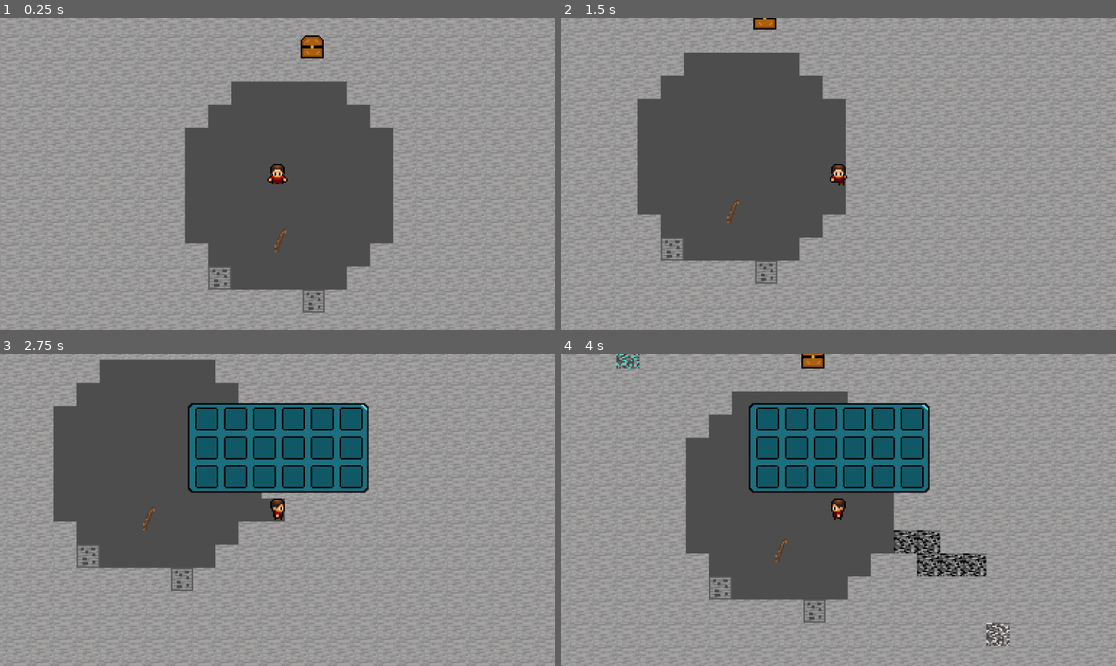
Above: before the commit, frames 1-4 (two rows, left to right).
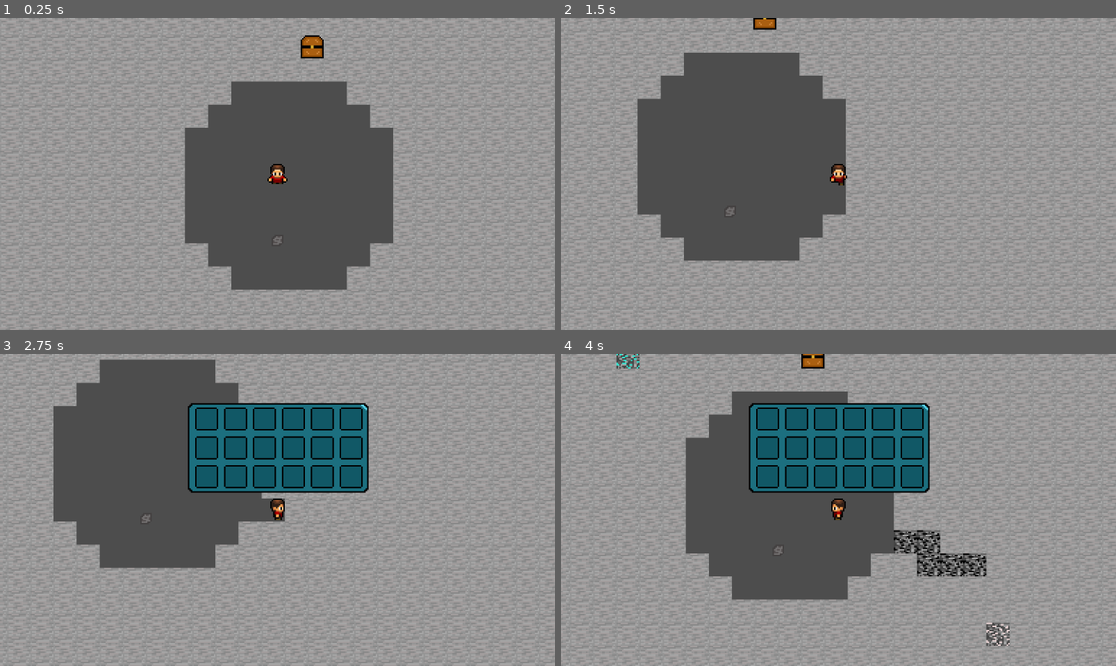
Above: after the commit, the same moments.

Repository: CaveManProject/Project_CaveMan
Game: Godot game, scene res://scene/world.tscn
The game is run twice, just before and just after one commit, with the same random seed, the same clock (stepped at 60 frames per second) and the same inputs.
Inputs:
- Up to frame 1 (0.25 s): no input
- Up to frame 2 (1.5 s): hold D (right) 0.53-1.28 s; tap E (e) at 0.6 s; tap I (i) at 0.8, 1.35 s; hold S (down) from 1.28 s (still down)
- Up to frame 3 (2.75 s): tap E (e) at 1.55, 2.1 s; release S (down) at 2.03 s; hold D (right) from 2.03 s (still down); tap I (i) at 2.3 s
- Up to frame 4 (4 s): release D (right) at 2.78 s; hold W (up) 2.78-3.53 s; tap I (i) at 2.85, 3.8 s; tap E (e) at 3.05 s; hold A (left) from 3.53 s (still down); tap Space (space) at 3.6 s

The runs differ from the first frame. In frame 1, 0.5% of the frame differs, in the area x 37-59%, y 67-95%; in frame 2, 0.5%; in frame 3, 0.5%, in the area x 13-35%, y 48-76%; in frame 4, 0.5%.

Commit message:
:sparkles: working dropping

Diff:
--- a/Game/Script/Blocks/Block.gd
+++ /dev/null
@@ -1,48 +0,0 @@
-class_name Block extends Node2D
-
-enum BlockState {PLAIN, WITH_ORE}
-
-@export var state: BlockState = BlockState.WITH_ORE
-@export var item: InventoryItem
-
-var player_in_area: bool = false
-var item_scene_factory = preload("res://Scene/Items/item.tscn")
-
-var player: PlayerBody = null
-
-func _ready():
-	if state == BlockState.PLAIN:
-		$Spawn_Timer.start()
-
-func _process(delta):
-	if state == BlockState.PLAIN:
-		$AnimatedSprite2D.play("plain")
-	if state == BlockState.WITH_ORE:
-		$AnimatedSprite2D.play("with_ore")
-		if player_in_area:
-			if Input.is_action_just_pressed("e"):
-				state = BlockState.PLAIN
-				drop_chunk()
-
-
-func _on_pickable_area_body_entered(body: CharacterBody2D):
-	if body is PlayerBody:
-		player_in_area = true
-		player = body
-
-
-func _on_pickable_area_body_exited(body: CharacterBody2D):
-	if body is PlayerBody:
-		player_in_area = false
-
-func _on_spawn_timer_timeout():
-	if state == BlockState.PLAIN:
-		state = BlockState.WITH_ORE
-
-func drop_chunk():
-	var item_scene = item_scene_factory.instantiate()
-	item_scene.global_position = $Marker2D.global_position
-	get_parent().add_child(item_scene)
-	player.collect(item)
-	await get_tree().create_timer(3).timeout
-	$Spawn_Timer.start()
--- a/Game/Script/Inventory/InventoryUISlot.gd
+++ b/Game/Script/Inventory/InventoryUISlot.gd
@@ -2,13 +2,18 @@
 
 @onready var item_visual: Sprite2D = $CenterContainer/Panel/item_display
 @onready var amount_text: Label = $CenterContainer/Panel/Label
+
+func get_item_visual(type: World.TileType) -> String:
+	match type:
+		World.TileType.IRON: return "iron"
+	return "coal"
 
 func update(item: InventoryItem):
 	if !item:
 		item_visual.visible = false
 	else:
 		item_visual.visible = true
-		item_visual.texture = item.texture
+		#item_visual.texture = get_item_visual(item.type)
 		if item.amount > 1:
 			amount_text.visible = true
 			amount_text.text = str(item.amount)
--- a/Game/Script/ItemBody.gd
+++ /dev/null
@@ -1,11 +0,0 @@
-class_name ItemBody extends StaticBody2D
-
-func _ready():
-	createItem()
-
-func createItem():
-	$AnimationPlayer.play("Loot_Anim")
-	await get_tree().create_timer(1.5).timeout
-	$AnimationPlayer.play("fade")
-	get_tree().create_timer(0.3).timeout
-	queue_free()
--- a/Game/Script/Items/Item.gd
+++ b/Game/Script/Items/Item.gd
@@ -1,10 +1,20 @@
 class_name Item extends Node2D
 
 @export var item: InventoryItem
+@onready var sprite: Sprite2D = $Sprite2D
 
 func _on_interactable_body_entered(body: CharacterBody2D):
-	print("Collision")
 	if body is PlayerBody:
 		body.collect(item)
 		await get_tree().create_timer(0.1).timeout
 		self.queue_free()
+
+func get_texture(type: World.TileType) -> Texture2D:
+	match type:
+		World.TileType.COAL: return load("res://Assets/Items/Coal.png")
+		World.TileType.STONE: return load("res://Assets/Items/Stone_chunk.png")
+		World.TileType.COPPER: return load("res://Assets/Items/Copper.png")
+	return load("res://Assets/Items/Emerald.png")
+
+func _ready():
+	sprite.texture = get_texture(item.type)
--- a/Game/Script/Resources/Inventory.gd
+++ b/Game/Script/Resources/Inventory.gd
@@ -5,9 +5,10 @@
 @export var items: Array[InventoryItem]
 
 func insert(item: InventoryItem):
-	var index = items.find(item)
-	if index != -1:
-		items[index].amount += 1
+	print(item.type)
+	var filtered = items.filter(func(_item): _item.type == item.type)
+	if filtered.size() > 0:
+		filtered[0].amount += 1
 	else:
 		items.append(item)
 	update.emit()
--- a/Game/Script/Resources/InventoryItem.gd
+++ b/Game/Script/Resources/InventoryItem.gd
@@ -1,5 +1,4 @@
 class_name InventoryItem extends Resource
 
 @export var amount: int
-@export var name: String = ""
-@export var texture: Texture2D
+@export var type: World.TileType
--- a/Game/Script/World.gd
+++ b/Game/Script/World.gd
@@ -2,6 +2,9 @@
 
 @onready var tileMap: TileMap = $StoneTileMap
 @onready var player: PlayerBody = $Player
+
+
+var item_scene_factory = preload("res://Scene/Items/item.tscn")
 
 enum TileType {
 	STONE,
@@ -178,13 +181,30 @@
 	spawn_tiles()
 
 func block_in_radius(playerCords: Vector2, rotation: PlayerBody.PlayerRotation) -> bool:
-	var newDir = playerCords + DIRECTIONS[rotation]
-	if grid[newDir.x][newDir.y] != TileType.AIR:
+	var target = playerCords + DIRECTIONS[rotation] - Vector2(MAP_WIDTH/2, MAP_HEIGHT/2)
+	print("X: ", target.x)
+	print("Y: ", target.y)
+	print(grid[target.x][target.y])
+	if grid[target.x][target.y] != TileType.AIR:
+		print("In radius")
 		return true
 	return false
 
 func mine_block(playerCords: Vector2, rotation: PlayerBody.PlayerRotation):
 	tileMap.erase_cell(0, playerCords + DIRECTIONS[rotation])
+	var target = playerCords + DIRECTIONS[rotation] - Vector2(MAP_WIDTH/2, MAP_HEIGHT/2)
+	var tileType = grid[target.x][target.y]
+
+	grid[target.x][target.y] = TileType.AIR
+
+	var item = InventoryItem.new()
+	item.amount = 1
+	item.type = tileType
+
+	var item_scene = item_scene_factory.instantiate()
+	item_scene.item = item
+	item_scene.global_position = player.global_position
+	get_parent().add_child(item_scene)
 
 # Called every frame. 'delta' is the elapsed time since the previous frame.
 func _process(delta):
--- a/Game/scene/Blocks/block.tscn
+++ /dev/null
@@ -1,73 +0,0 @@
-[gd_scene load_steps=11 format=3 uid="uid://cknihyd4oj4qr"]
-
-[ext_resource type="Script" path="res://Script/Blocks/Block.gd" id="1_dkxta"]
-[ext_resource type="Script" path="res://Script/Resources/InventoryItem.gd" id="2_jc2dn"]
-[ext_resource type="Texture2D" uid="uid://cb2tyw7yluipj" path="res://Assets/Items/Chunk_stone.png" id="2_tafky"]
-[ext_resource type="Texture2D" uid="uid://brttk4fjgyn3j" path="res://Assets/TileSets/Ores.png" id="3_0b1bd"]
-[ext_resource type="Texture2D" uid="uid://cveme323tnuvi" path="res://Assets/Items/Stone_chunk.png" id="3_kqs2g"]
-
-[sub_resource type="Resource" id="Resource_48ylq"]
-script = ExtResource("2_jc2dn")
-amount = 1
-name = "stone_chunk"
-texture = ExtResource("3_kqs2g")
-
-[sub_resource type="AtlasTexture" id="AtlasTexture_1qhis"]
-atlas = ExtResource("3_0b1bd")
-region = Rect2(16, 32, 16, 16)
-
-[sub_resource type="AtlasTexture" id="AtlasTexture_5uvf4"]
-atlas = ExtResource("2_tafky")
-region = Rect2(0, 0, 16, 16)
-
-[sub_resource type="SpriteFrames" id="SpriteFrames_g0yns"]
-animations = [{
-"frames": [{
-"duration": 1.0,
-"texture": SubResource("AtlasTexture_1qhis")
-}],
-"loop": true,
-"name": &"plain",
-"speed": 5.0
-}, {
-"frames": [{
-"duration": 1.0,
-"texture": SubResource("AtlasTexture_5uvf4")
-}],
-"loop": true,
-"name": &"with_ore",
-"speed": 5.0
-}]
-
-[sub_resource type="RectangleShape2D" id="RectangleShape2D_nrywh"]
-size = Vector2(26.5, 23)
-
-[node name="Block" type="Node2D"]
-script = ExtResource("1_dkxta")
-state = null
-item = SubResource("Resource_48ylq")
-
-[node name="AnimatedSprite2D" type="AnimatedSprite2D" parent="."]
-sprite_frames = SubResource("SpriteFrames_g0yns")
-animation = &"plain"
-
-[node name="pickable_area" type="Area2D" parent="."]
-
-[node name="CollisionShape2D" type="CollisionShape2D" parent="pickable_area"]
-position = Vector2(0.25, 0)
-shape = SubResource("RectangleShape2D_nrywh")
-
-[node name="Spawn_Timer" type="Timer" parent="."]
-wait_time = 3.0
-one_shot = true
-
-[node name="Marker2D" type="Marker2D" parent="."]
-
-[node name="collision" type="StaticBody2D" parent="."]
-
-[node name="CollisionPolygon2D" type="CollisionPolygon2D" parent="collision"]
-polygon = PackedVector2Array(8, -8, 8, 8, -8, 8, -8, -8)
-
-[connection signal="body_entered" from="pickable_area" to="." method="_on_pickable_area_body_entered"]
-[connection signal="body_exited" from="pickable_area" to="." method="_on_pickable_area_body_exited"]
-[connection signal="timeout" from="Spawn_Timer" to="." method="_on_spawn_timer_timeout"]
--- a/Game/scene/Items/item.tscn
+++ b/Game/scene/Items/item.tscn
@@ -1,118 +1,24 @@
-[gd_scene load_steps=8 format=3 uid="uid://dqwplmk8xk14t"]
+[gd_scene load_steps=5 format=3 uid="uid://7npf67665n3l"]
 
-[ext_resource type="Script" path="res://Script/ItemBody.gd" id="1_yjgra"]
-[ext_resource type="Texture2D" uid="uid://cveme323tnuvi" path="res://Assets/Items/Stone_chunk.png" id="2_g1qwv"]
+[ext_resource type="Script" path="res://Script/Items/Item.gd" id="1_cwy61"]
+[ext_resource type="Script" path="res://Script/Resources/InventoryItem.gd" id="2_mq33a"]
+[ext_resource type="Texture2D" uid="uid://6tbr5iv4qabq" path="res://Assets/Items/Coal.png" id="3_xip4l"]
 
-[sub_resource type="AtlasTexture" id="AtlasTexture_ij2bd"]
-atlas = ExtResource("2_g1qwv")
-region = Rect2(0, 0, 8, 8)
+[sub_resource type="Resource" id="Resource_hwjkf"]
+script = ExtResource("2_mq33a")
+amount = 1
+type = 0
 
-[sub_resource type="SpriteFrames" id="SpriteFrames_4ljiw"]
-animations = [{
-"frames": [{
-"duration": 1.0,
-"texture": SubResource("AtlasTexture_ij2bd")
-}],
-"loop": true,
-"name": &"item",
-"speed": 0.0
-}]
+[node name="Item" type="Node2D"]
+script = ExtResource("1_cwy61")
+item = SubResource("Resource_hwjkf")
 
-[sub_resource type="Animation" id="Animation_kogdl"]
-resource_name = "Loot_Anim"
-length = 0.3
-tracks/0/type = "value"
-tracks/0/imported = false
-tracks/0/enabled = true
-tracks/0/path = NodePath(".:position")
-tracks/0/interp = 1
-tracks/0/loop_wrap = true
-tracks/0/keys = {
-"times": PackedFloat32Array(0, 0.3),
-"transitions": PackedFloat32Array(1, 1),
-"update": 0,
-"values": [Vector2(0, 0), Vector2(9, -5)]
-}
-tracks/1/type = "value"
-tracks/1/imported = false
-tracks/1/enabled = true
-tracks/1/path = NodePath(".:rotation")
-tracks/1/interp = 1
-tracks/1/loop_wrap = true
-tracks/1/keys = {
-"times": PackedFloat32Array(0, 0.3),
-"transitions": PackedFloat32Array(1, 1),
-"update": 0,
-"values": [0.0, 0.0994838]
-}
-tracks/2/type = "value"
-tracks/2/imported = false
-tracks/2/enabled = true
-tracks/2/path = NodePath(".:self_modulate")
-tracks/2/interp = 1
-tracks/2/loop_wrap = true
-tracks/2/keys = {
-"times": PackedFloat32Array(0),
-"transitions": PackedFloat32Array(1),
-"update": 0,
-"values": [Color(1, 1, 1, 1)]
-}
+[node name="Interactable" type="Area2D" parent="."]
 
-[sub_resource type="Animation" id="Animation_31rf1"]
-resource_name = "fade"
-length = 0.3
-tracks/0/type = "value"
-tracks/0/imported = false
-tracks/0/enabled = true
-tracks/0/path = NodePath(".:position")
-tracks/0/interp = 1
-tracks/0/loop_wrap = true
-tracks/0/keys = {
-"times": PackedFloat32Array(0, 0.3),
-"transitions": PackedFloat32Array(1, 1),
-"update": 0,
-"values": [Vector2(0, 0), Vector2(9, -5)]
-}
-tracks/1/type = "value"
-tracks/1/imported = false
-tracks/1/enabled = true
-tracks/1/path = NodePath(".:rotation")
-tracks/1/interp = 1
-tracks/1/loop_wrap = true
-tracks/1/keys = {
-"times": PackedFloat32Array(0, 0.3),
-"transitions": PackedFloat32Array(1, 1),
-"update": 0,
-"values": [0.0, 0.0994838]
-}
-tracks/2/type = "value"
-tracks/2/imported = false
-tracks/2/enabled = true
-tracks/2/path = NodePath(".:self_modulate")
-tracks/2/interp = 1
-tracks/2/loop_wrap = true
-tracks/2/keys = {
-"times": PackedFloat32Array(0, 0.3),
-"transitions": PackedFloat32Array(1, 1),
-"update": 0,
-"values": [Color(1, 1, 1, 1), Color(1, 1, 1, 0)]
-}
+[node name="CollisionShape2D" type="CollisionPolygon2D" parent="Interactable"]
+polygon = PackedVector2Array(-2, 8, 1, 8, 6, -5, 6, -8, 4, -8, -2, 3)
 
-[sub_resource type="AnimationLibrary" id="AnimationLibrary_btpk8"]
-_data = {
-"Loot_Anim": SubResource("Animation_kogdl"),
-"fade": SubResource("Animation_31rf1")
-}
+[node name="Sprite2D" type="Sprite2D" parent="."]
+texture = ExtResource("3_xip4l")
 
-[node name="Item" type="StaticBody2D"]
-script = ExtResource("1_yjgra")
-
-[node name="AnimatedSprite2D" type="AnimatedSprite2D" parent="."]
-sprite_frames = SubResource("SpriteFrames_4ljiw")
-animation = &"item"
-
-[node name="AnimationPlayer" type="AnimationPlayer" parent="."]
-root_node = NodePath("../AnimatedSprite2D")
-libraries = {
-"": SubResource("AnimationLibrary_btpk8")
-}
+[connection signal="body_entered" from="Interactable" to="." method="_on_interactable_body_entered"]
--- a/Game/scene/Items/stick.tscn
+++ /dev/null
@@ -1,25 +0,0 @@
-[gd_scene load_steps=5 format=3 uid="uid://7npf67665n3l"]
-
-[ext_resource type="Script" path="res://Script/Items/Item.gd" id="1_cwy61"]
-[ext_resource type="Texture2D" uid="uid://dqglcnyb1uu78" path="res://Assets/Items/Stick.png" id="2_fsefa"]
-[ext_resource type="Script" path="res://Script/Resources/InventoryItem.gd" id="2_mq33a"]
-
-[sub_resource type="Resource" id="Resource_hwjkf"]
-script = ExtResource("2_mq33a")
-amount = 1
-name = "Stick"
-texture = ExtResource("2_fsefa")
-
-[node name="Stick" type="Node2D"]
-script = ExtResource("1_cwy61")
-item = SubResource("Resource_hwjkf")
-
-[node name="Interactable" type="Area2D" parent="."]
-
-[node name="CollisionShape2D" type="CollisionPolygon2D" parent="Interactable"]
-polygon = PackedVector2Array(-2, 8, 1, 8, 6, -5, 6, -8, 4, -8, -2, 3)
-
-[node name="Sprite2D" type="Sprite2D" parent="."]
-texture = ExtResource("2_fsefa")
-
-[connection signal="body_entered" from="Interactable" to="." method="_on_interactable_body_entered"]
--- a/Game/scene/world.tscn
+++ b/Game/scene/world.tscn
@@ -10,13 +10,12 @@
 [ext_resource type="Texture2D" uid="uid://dm0i76g1irwm7" path="res://Assets/Objects/Furnace.png" id="7_c2yjb"]
 [ext_resource type="Texture2D" uid="uid://bqrj46oc8ndsl" path="res://Assets/Objects/Crafting_Table.png" id="8_5rcx5"]
 [ext_resource type="Texture2D" uid="uid://so5e6ghyex7f" path="res://Assets/Objects/Stone_Cutter.png" id="9_q8y5u"]
-[ext_resource type="PackedScene" uid="uid://cknihyd4oj4qr" path="res://Scene/Blocks/block.tscn" id="10_a7jp3"]
+[ext_resource type="PackedScene" path="res://Scene/Blocks/block.tscn" id="10_a7jp3"]
 [ext_resource type="Texture2D" uid="uid://cveme323tnuvi" path="res://Assets/Items/Stone_chunk.png" id="10_h3yvf"]
 [ext_resource type="Texture2D" uid="uid://0yg7v6csvilw" path="res://Assets/Items/tree_basic.png" id="11_kfqi5"]
 [ext_resource type="PackedScene" uid="uid://dlbfk6yvuxcn7" path="res://Scene/Chest/chest.tscn" id="13_wytdu"]
-[ext_resource type="PackedScene" uid="uid://7npf67665n3l" path="res://Scene/Items/stick.tscn" id="14_8oaw6"]
+[ext_resource type="PackedScene" uid="uid://7npf67665n3l" path="res://Scene/Items/item.tscn" id="14_8oaw6"]
 [ext_resource type="Script" path="res://Script/Resources/InventoryItem.gd" id="15_d4ujl"]
-[ext_resource type="Texture2D" uid="uid://dqglcnyb1uu78" path="res://Assets/Items/Stick.png" id="16_m1ymo"]
 
 [sub_resource type="TileSetAtlasSource" id="TileSetAtlasSource_mxvh0"]
 texture = ExtResource("2_na556")
@@ -228,8 +227,7 @@
 [sub_resource type="Resource" id="Resource_6nboh"]
 script = ExtResource("15_d4ujl")
 amount = 1
-name = "Stick"
-texture = ExtResource("16_m1ymo")
+type = 0
 
 [node name="World" type="Node2D"]
 script = ExtResource("1_j7jpn")
@@ -246,12 +244,10 @@
 
 [node name="Block" parent="." instance=ExtResource("10_a7jp3")]
 position = Vector2(-40, 72)
-state = 1
 
 [node name="Block2" parent="." instance=ExtResource("10_a7jp3")]
 position = Vector2(25, 88)
 scale = Vector2(0.951399, 1.01365)
-state = 1
 
 [node name="Chest" parent="." instance=ExtResource("13_wytdu")]
 position = Vector2(24, -88)
Not shown: 1 places in Game/scene/world.tscn that only renumber resources
